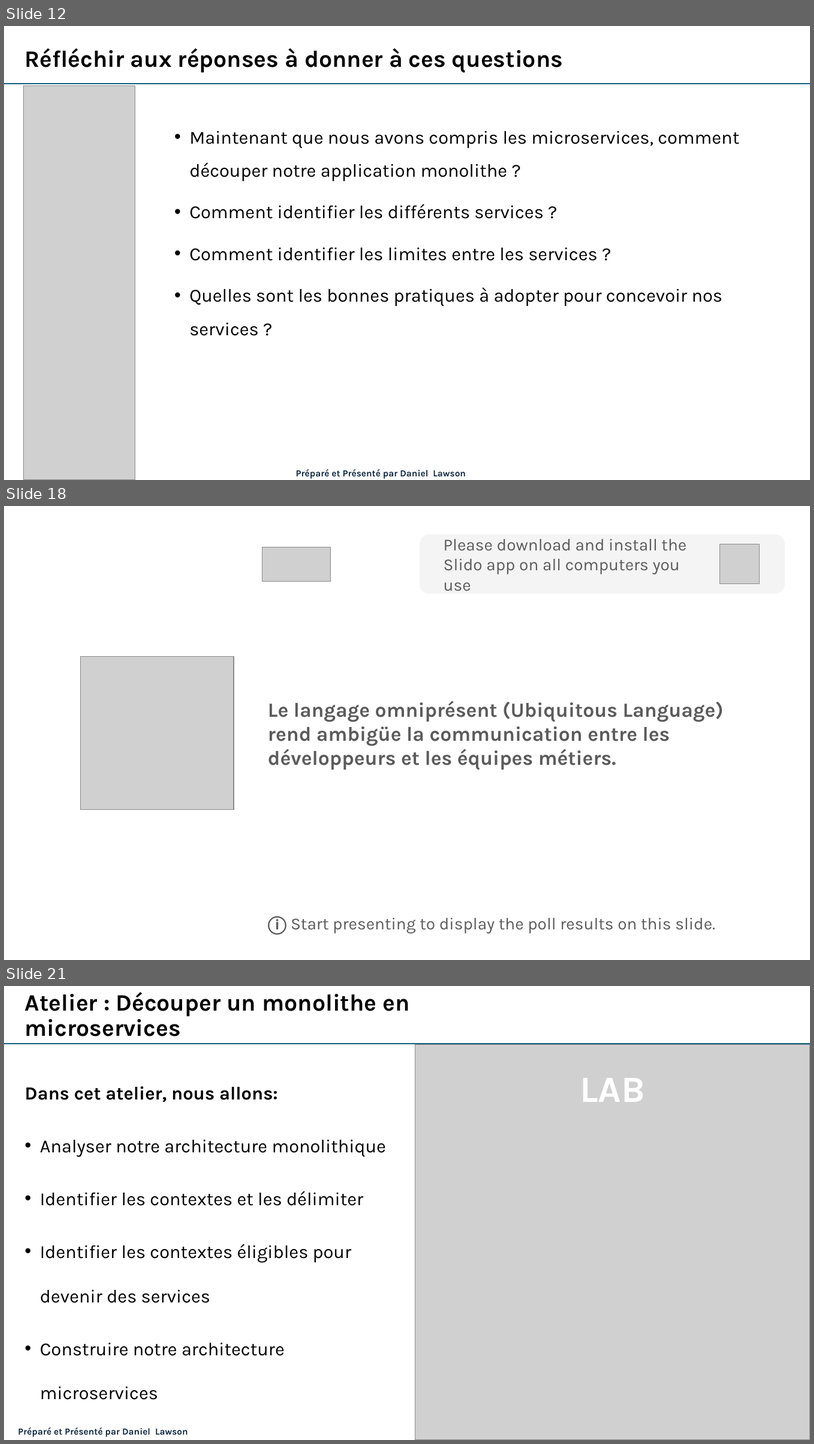
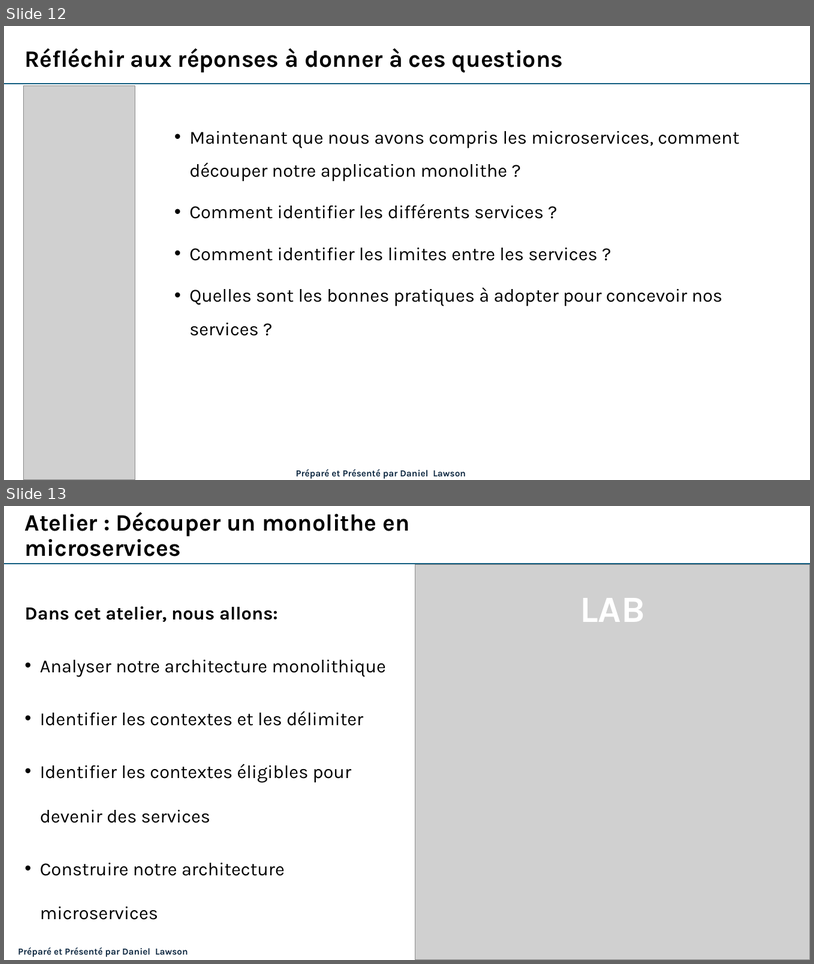
Before and after one commit to danylaws/microservices-course-efrei, a slide deck: Mod-2_Conception-des-microservices/Mod-2_Conception-des-microservices.pptx. Shown one above the other, each under a label of ours: slides 12, 18 and 21 before the commit, slides 12 and 13 after it; the slides between them are not shown. The pictures are 814x1444 and 814x964 pixels, drawn with LibreOffice and Linux fonts; fonts in the diff are those of the drawing; grey boxes stand for pictures. Boxes give left, top, right and bottom in pixels: in the first picture for what was removed or moved away, otherwise in the second. Text is boxed around its words. In the diff, an @@ line names an element or a change of style, - is before the commit and + after.

```diff
--- a/Mod-2_Conception-des-microservices/Mod-2_Conception-des-microservices.pptx
+++ b/Mod-2_Conception-des-microservices/Mod-2_Conception-des-microservices.pptx
@@ slide 18 removed at (x1=4, y1=506, x2=810, y2=960), background #FFFFFF @@
@@ rounded rectangle removed at (x1=420, y1=534, x2=786, y2=593) @@
-Please download and install the Slido app on all computers you use
@@ picture removed at (x1=263, y1=547, x2=330, y2=582) @@
@@ picture removed at (x1=720, y1=544, x2=759, y2=583) @@
@@ picture removed at (x1=81, y1=656, x2=234, y2=809) @@
@@ rectangle removed at (x1=263, y1=676, x2=746, y2=790) @@
-Le langage omniprésent (Ubiquitous Language) rend ambigüe la communication entre les développeurs et les équipes métiers.
@@ text removed at (x1=268, y1=916, x2=716, y2=934) @@
-ⓘ Start presenting to display the poll results on this slide.
@@ what was slide 21 is now slide 13 @@
```
Also in this commit, not shown: 1 slide added, 7 other slides removed, 1 other file.
